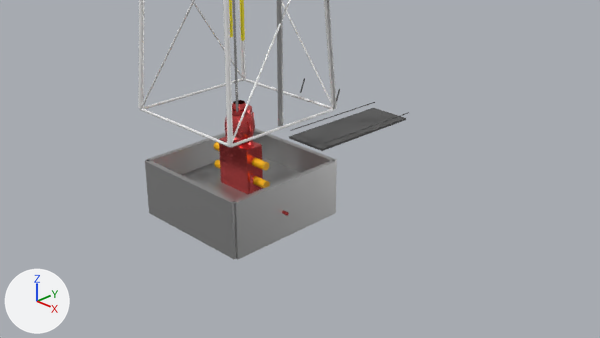
The Blender file unity/ares1_unity_project/Ares-1/Assets/Art/Blender/Rig/Ares1_DrillingRig_v01_2.9999m-Ref.blend: old version first, new version second.
One viewpoint serves both versions: the file's camera 'Camera'. The axes (+X, +Y, +Z) are drawn at lower left. The lights are the same throughout.

Objects in the first picture: 'GEO_Cellar_Structure', 'RIG_Derrick_Mast', 'RIG_Standpipe', 'RIG_Top_Drive', 'RIG_V_Door', 'WEL_BOP_Stack'.
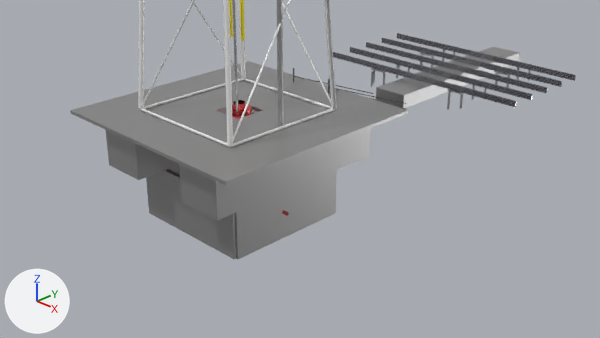
Where the change shows, as pixel boxes (x1, y1, x2, y2) in the pictures (600 x 338 px; the box of a moved part takes in the faces that stretch with it):
'RIG_Floor', shown: after (70, 61, 408, 185)
'RIG_Substructure', shown: after (106, 109, 370, 220)
'RIG_DrillPipe_Stack_Left', added: after (402, 49, 576, 107)
'RIG_V_Door', reshaped, moved, turned: before (289, 78, 409, 151); after (293, 68, 407, 109)
'RIG_Catwalk', added: after (376, 47, 520, 108)
'RIG_DrillPipe_Stack_Right', added: after (333, 33, 492, 84)
'RIG_Pipe_Rack_Left', added: after (447, 67, 531, 110)
'RIG_Pipe_Rack_Right', added: after (371, 49, 455, 87)
part 1 of me_cube_007, moved or reshaped: before (336, 89, 340, 103); after (328, 79, 330, 93)
part 2 of me_cube_007, moved or reshaped: before (289, 102, 409, 151); after (294, 76, 407, 109)
'WEL_BOP_Stack', unchanged, covered by the edit: before (214, 100, 289, 215); after (232, 100, 289, 215)

The edits, one by one:
Material 'Drill_Pipe_Steel' (mat_drill_pipe_steel) is new.
Its base color is (0.25, 0.25, 0.28) (grey #898990).
Its metallic is 0.85.
Its roughness is 0.15.
me_cube_007 is used by ob_rig_v_door; parent ob_rig_substructure; location (0.0, 7.0, 3.2); rotation (-0.381, 0.0, 0.0), in degrees (-22, 0, 0).
me_cube_007 had 152 vertices, 86 faces and spanned x -1.6..1.6, y -0.05..8.03, z -4.07..0.0.
me_cube_007 now has 152 vertices, 86 faces and spans x -1.6..1.6, y 5.95..14.03, z -0.07..4.1.
me_cube_007 part 1: the loose piece of 64 vertices spanning x 1.5..1.6, y -0.05..0.05, z -1.0..0.0 is moved by (0.0, 6.0, 4.1).
me_cube_007 part 2: 24 of 152 vertices moved; they spanned x -1.57..1.57, y -0.03..8.03, z -4.07..-0.51 and now span x -1.57..1.57, y 5.97..14.03, z -0.07..3.59; mean shift (0.0, 6.0, 4.05); largest move (-1.5, -0.03, -3.93) -> (-1.5, 6.03, 3.17).
Mesh me_cylinder_105 is new.
It has 1280 vertices, 680 faces and spans x -0.38..0.06, y -0.06..8.06, z -4.75..4.75.
It uses material mat_drill_pipe_steel (grey #898990).
Mesh me_cylinder_085 is new.
It has 1280 vertices, 680 faces and spans x -0.38..0.06, y -0.06..8.06, z -4.75..4.75.
It uses material mat_drill_pipe_steel (grey #898990).
Mesh me_cylinder_064 is new.
It has 800 vertices, 432 faces and spans x -1.1..0.1, y -0.88..9.08, z -0.6..0.6.
It uses material mat_rig_steel (grey #b1b1b1).
Mesh me_cylinder_061 is new.
It has 800 vertices, 432 faces and spans x -0.1..1.1, y -0.88..9.08, z -0.6..0.6.
It uses material mat_rig_steel (grey #b1b1b1).
Mesh me_cube_025 is new.
It consists of a box spanning x -1.2..1.2, y 14.0..29.0, z 0.0..1.0; a 32-sided cylinder along z spanning x -1.0..-0.8, y 15.9..16.1, z 0.0..1.0; a 32-sided cylinder along z spanning x 0.8..1.0, y 15.9..16.1, z 0.0..1.0; a 32-sided cylinder along z spanning x -1.0..-0.8, y 26.9..27.1, z 0.0..1.0; a 32-sided cylinder along z spanning x 0.8..1.0, y 26.9..27.1, z 0.0..1.0.
It uses material mat_rig_steel (grey #b1b1b1).
Object 'RIG_Substructure' (ob_rig_substructure) is now shown.
Object 'RIG_Floor' (ob_rig_floor) is now shown.
Object 'RIG_V_Door' (ob_rig_v_door) turns from (-22, 0, 0) to (0, 0, 0) degrees about x, y and z.
Object 'RIG_V_Door' (ob_rig_v_door) moves from (0.0, 7.0, 3.2) to (0.0, 0.0, 0.0).
Object 'RIG_DrillPipe_Stack_Right' (ob_rig_drillpipe_stack_right) is new; it shows me_cylinder_105.
Its parent is ob_rig_substructure.
Its location is (-3.5, 17.0, 1.2).
Its rotation in degrees is (0, 90, 0).
Object 'RIG_DrillPipe_Stack_Left' (ob_rig_drillpipe_stack_left) is new; it shows me_cylinder_085.
Its parent is ob_rig_substructure.
Its location is (3.5, 17.0, 1.2).
Its rotation in degrees is (0, 90, 0).
Object 'RIG_Pipe_Rack_Right' (ob_rig_pipe_rack_right) is new; it shows me_cylinder_064.
Its parent is ob_rig_substructure.
Its location is (-3.0, 17.0, 0.6).
Object 'RIG_Pipe_Rack_Left' (ob_rig_pipe_rack_left) is new; it shows me_cylinder_061.
Its parent is ob_rig_substructure.
Its location is (3.0, 17.0, 0.6).
Object 'RIG_Catwalk' (ob_rig_catwalk) is new; it shows me_cube_025.
Its parent is ob_rig_substructure.
Its location is (0.0, 0.0, 0.0).
